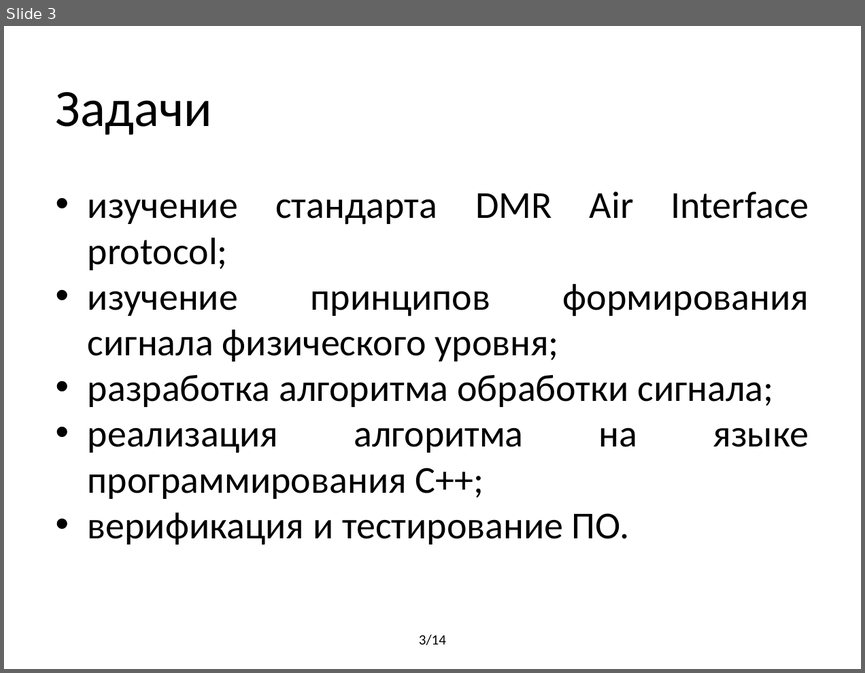
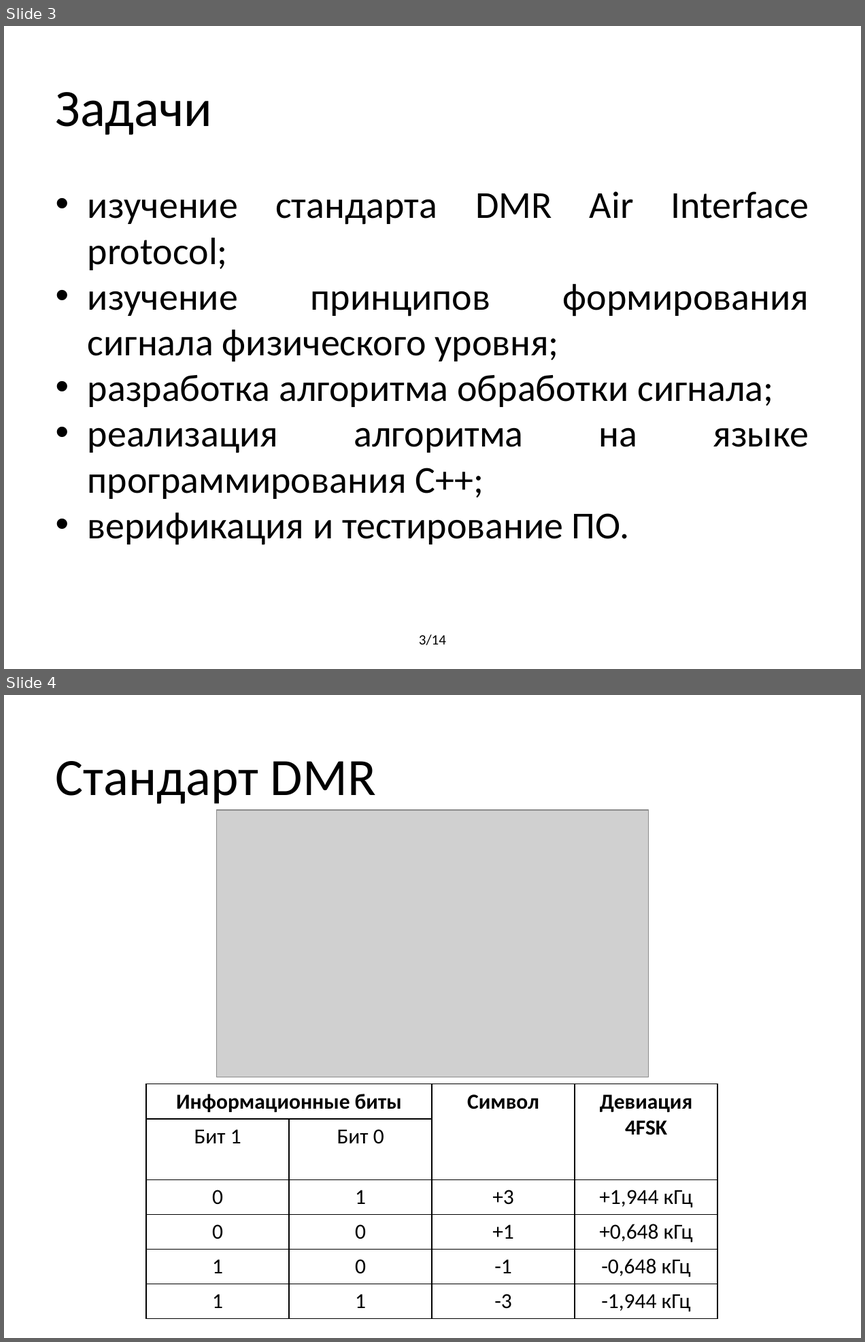
Before and after one commit to BorzhonovAI/magistr, a slide deck: Презентация Диплом.pptx. Shown one above the other, each under a label of ours: slide 3 before the commit, slides 3 and 4 after it. The pictures are 865x673 and 865x1342 pixels, drawn with LibreOffice and Linux fonts; fonts in the diff are those of the drawing; grey boxes stand for pictures. Boxes give left, top, right and bottom in pixels: in the first picture for what was removed or moved away, otherwise in the second. Text is boxed around its words. In the diff, an @@ line names an element or a change of style, - is before the commit and + after.

```diff
--- a/Презентация Диплом.pptx
+++ b/Презентация Диплом.pptx
@@ slide 4 added at bbox=[4, 695, 861, 1338], background #FFFFFF @@
@@ title added at bbox=[56, 761, 376, 804], 44 pt, text #000000 @@
+Стандарт DMR
@@ picture added at bbox=[216, 810, 649, 1076] @@
@@ table added at bbox=[146, 1084, 719, 1314], 6 rows, 4 columns @@
+Информационные биты |  | Символ | Девиация 4FSK
+Бит 1 | Бит 0 |  | 
+0 | 1 | +3 | +1,944 кГц
+0 | 0 | +1 | +0,648 кГц
+1 | 0 | -1 | -0,648 кГц
+1 | 1 | -3 | -1,944 кГц
@@ text added at bbox=[419, 1301, 446, 1317], 12 pt, text #000000 @@
+4/14
```
Also in this commit, not shown: 10 slides changed, 5 other slides added, 2 slides removed, 16 other files.
